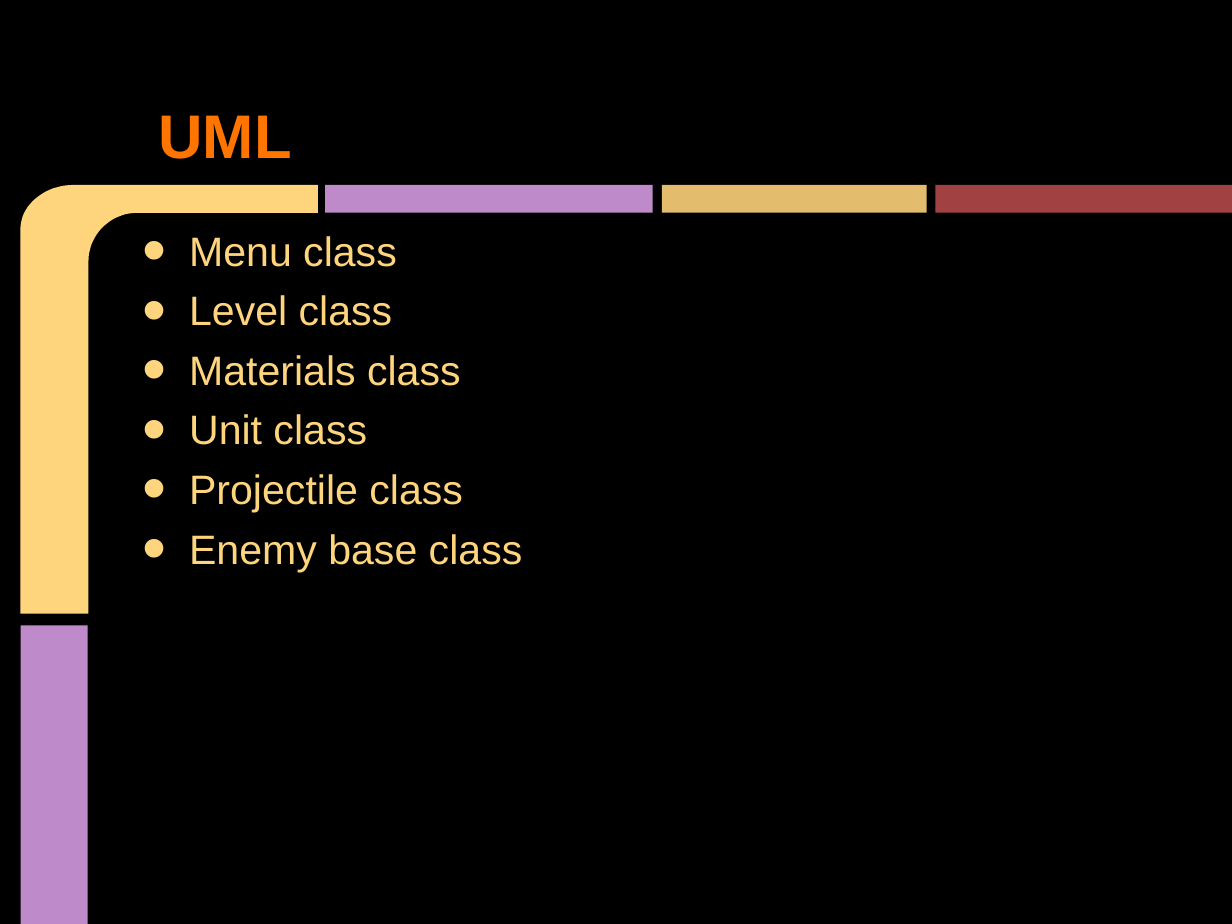
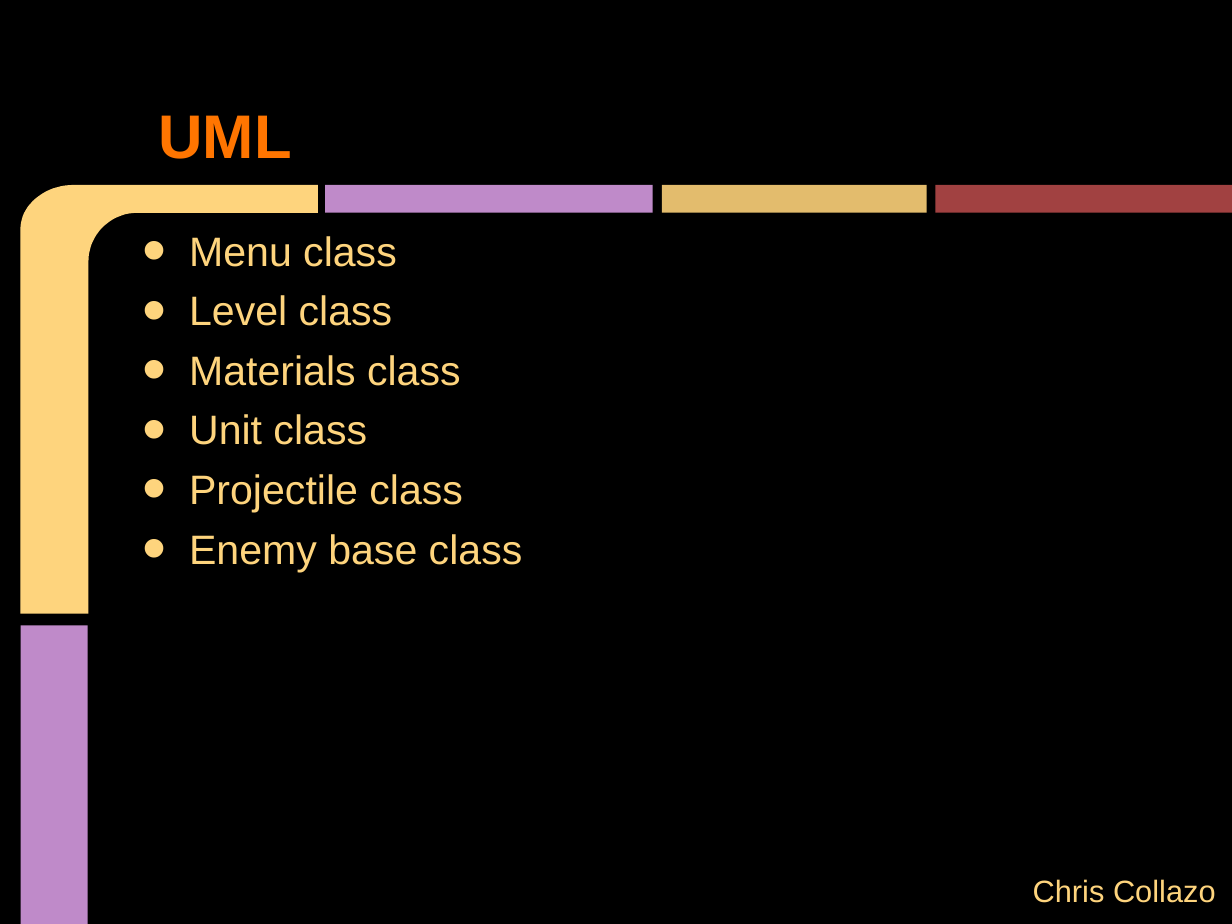
Before and after one commit to xeroequality/Repulsion-Software, a slide deck: slide 9 of Presentation/FirstReleaseFinal.pptx. Drawn at 1232x924 pixels with LibreOffice and Linux fonts; fonts in the diff are those of the drawing. Boxes give left, top, right and bottom in pixels: in the first picture for what was removed or moved away, otherwise in the second. Text is boxed around its words. In the diff, an @@ line names an element or a change of style, - is before the commit and + after.

```diff
--- a/Presentation/FirstReleaseFinal.pptx
+++ b/Presentation/FirstReleaseFinal.pptx
@@ text added at box(1033, 879, 1216, 903), 18 pt, text #FED47D @@
+Chris Collazo
```
Also in this commit, not shown: 7 other slides changed, 6 slides removed.
